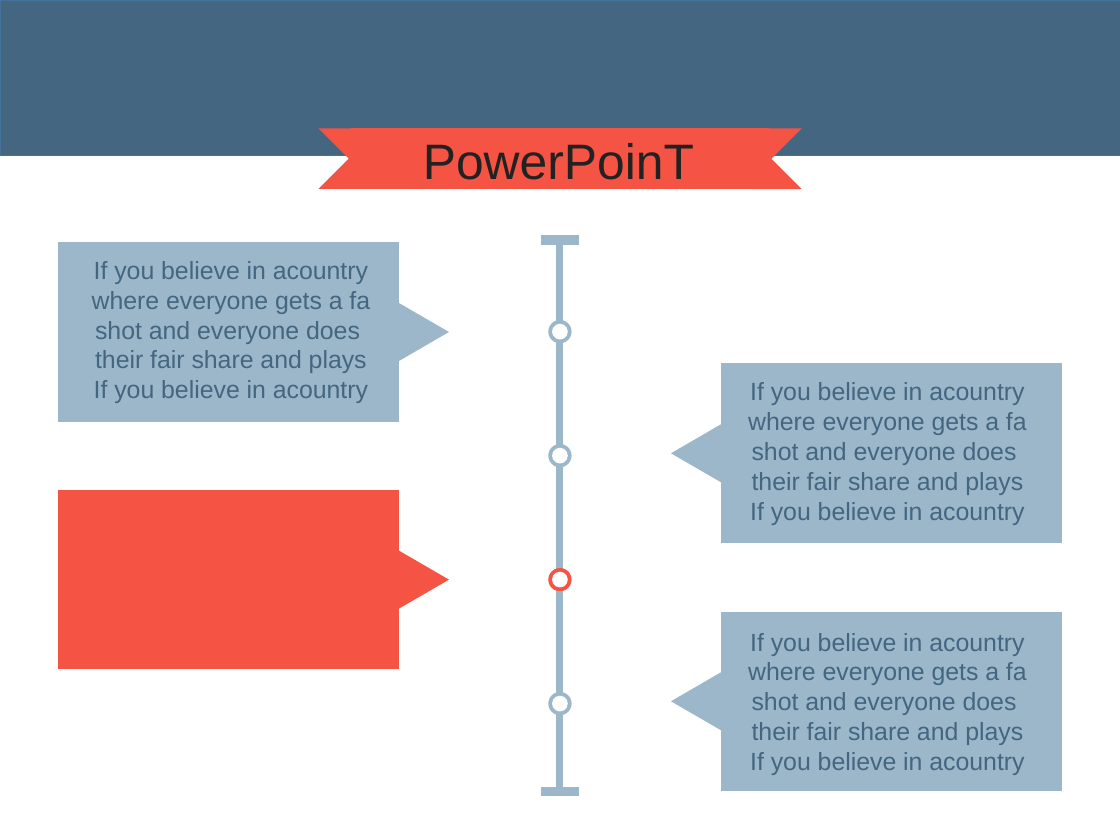
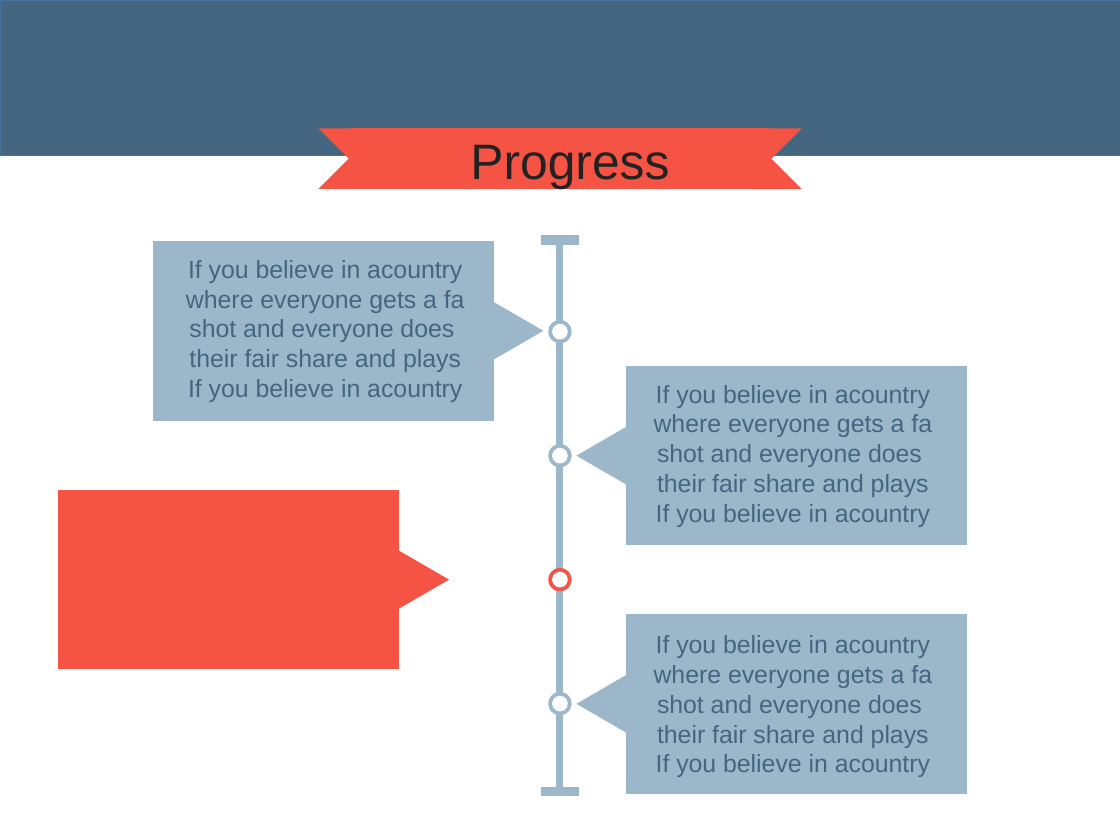
Before and after one commit to JeonHuiJae/FIX, a slide deck: slide 7 of FIX.pptx (slide 12 before the commit). Drawn at 1120x840 pixels with LibreOffice and Linux fonts; fonts in the diff are those of the drawing. Boxes give left, top, right and bottom in pixels: in the first picture for what was removed or moved away, otherwise in the second. Text is boxed around its words. In the diff, an @@ line names an element or a change of style, - is before the commit and + after.

```diff
--- a/FIX.pptx
+++ b/FIX.pptx
@@ text removed at <box>423,143,694,190</box> @@
-PowerPoinT
@@ text added at <box>470,144,669,190</box>, 32 pt, text #222222 @@
+Progress
@@ 1 text, 1 rectangle, 1 triangle: place and size @@
-1 text, 1 rectangle, 1 triangle at <box>59,243,447,421</box>
+1 text, 1 rectangle, 1 triangle at <box>153,242,542,420</box>
@@ 2 rectangles, 1 text: place and size @@
-2 rectangles, 1 text at <box>721,364,1061,791</box>
+2 rectangles, 1 text at <box>627,366,967,793</box>
@@ 2 triangles, 1 text: place and size @@
-2 triangles, 1 text at <box>673,419,1027,775</box>
+2 triangles, 1 text at <box>578,422,932,777</box>
```
Also in this commit, not shown: 1 other slide changed, 3 slides added, 1 other file.
